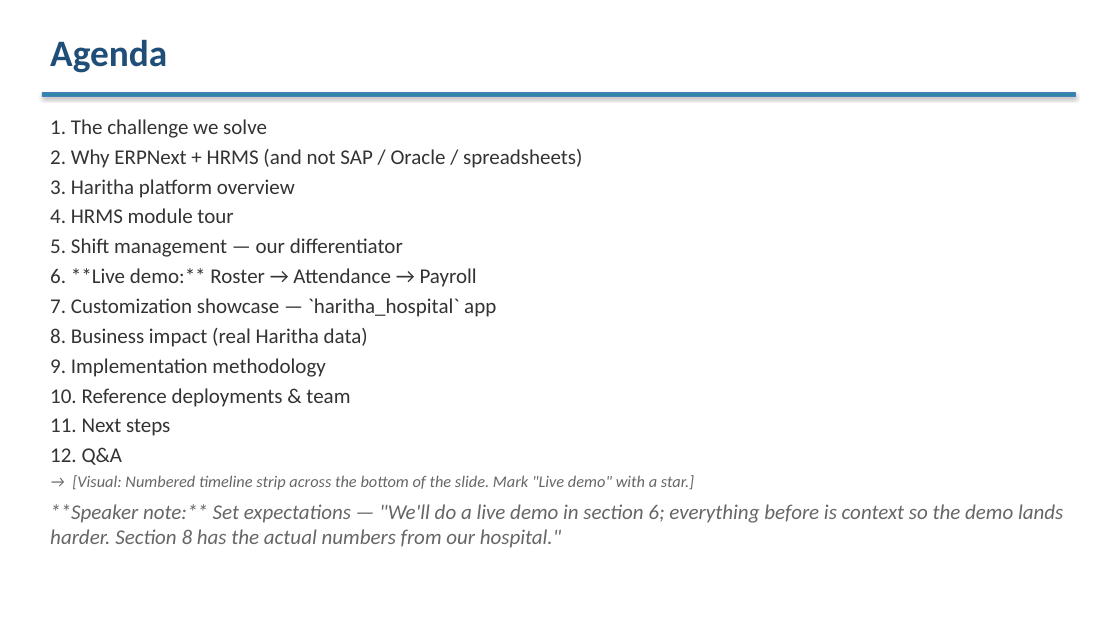
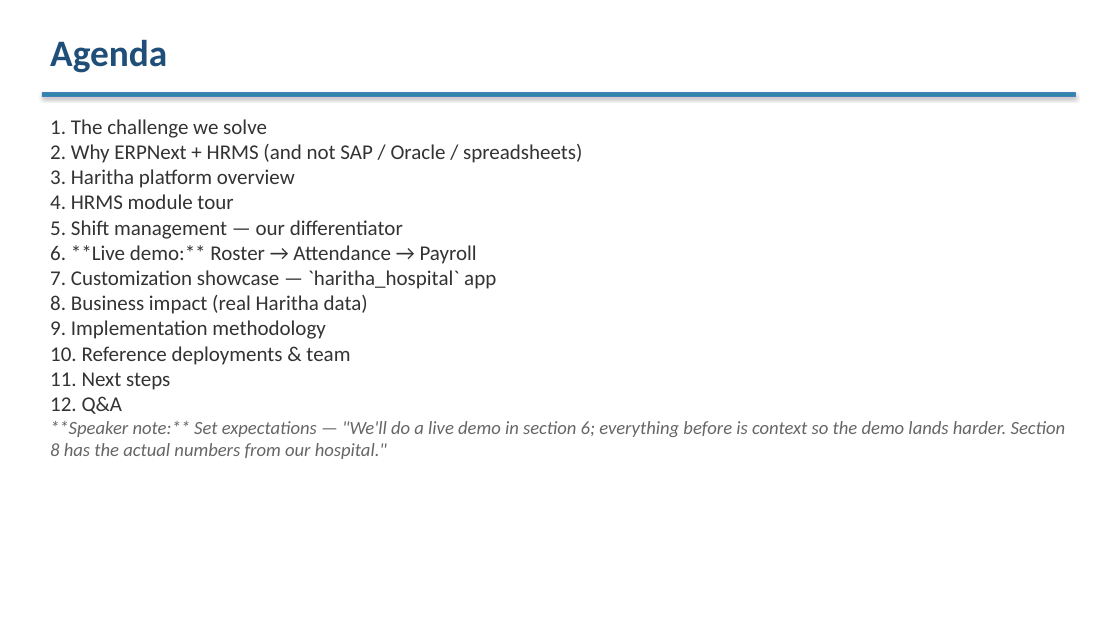
Before and after one commit to venkat-narasimha/haritha-hospitals, a slide deck: slide 3 of docs/phase6/03-client/03.4-client-presentation.pptx. Drawn at 1120x630 pixels with LibreOffice and Linux fonts; fonts in the diff are those of the drawing. Boxes give left, top, right and bottom in pixels: in the first picture for what was removed or moved away, otherwise in the second. Text is boxed around its words. In the diff, an @@ line names an element or a change of style, - is before the commit and + after.

```diff
--- a/docs/phase6/03-client/03.4-client-presentation.pptx
+++ b/docs/phase6/03-client/03.4-client-presentation.pptx
@@ text "1. The challenge we solve" at (x1=50, y1=119, x2=1066, y2=459): size 18 to 16 pt in "**Speaker note:** Set expectations — "We'll do ..."; less space between paragraphs @@
@@ text at (x1=72, y1=475, x2=694, y2=490): paragraph removed @@
-→ [Visual: Numbered timeline strip across the bottom of the slide. Mark "Live demo" with a star.]
```
Also in this commit, not shown: 8 other slides changed, 6 slides added, 6 slides removed.
